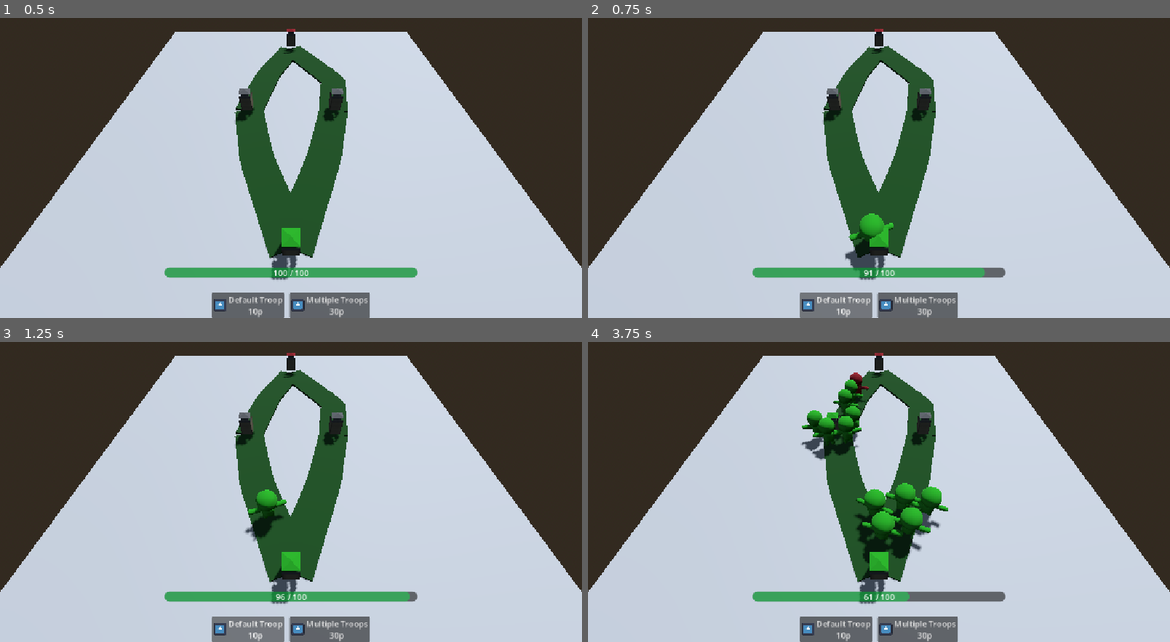
Above: before the commit, frames 1-4 (two rows, left to right).
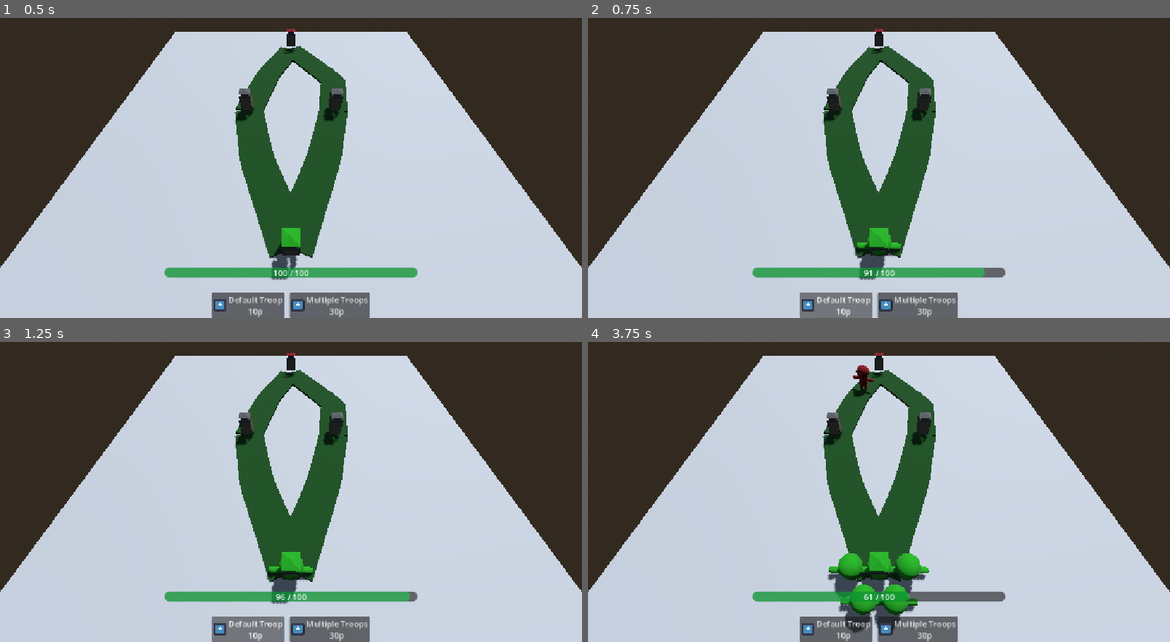
Above: after the commit, the same moments.

Repository: redd096/CrossCommunityGameJam2026
Game: Godot game, scene res://Scenes/game_scene.tscn
Same seed, same stepped clock (60 frames per second), same inputs: the game is played once before the commit and once after it. The engine's default icon, where the game draws it, is replaced by a stand-in: a white triangle on a blue panel in a dark square.
Inputs (mouse positions are in pixels of both pictures, inside the frame that each line leads up to):
- Up to frame 1 (0.5 s): no input
- Up to frame 2 (0.75 s): click "Default Troop 10p" at 0.5 s
- Up to frame 3 (1.25 s): no input
- Up to frame 4 (3.75 s): click "Multiple Troops 30p" at 1.25 s; move the mouse to (1007, 462) at 2.02 s; hold Right (ui_right) 2.03-2.78 s; click (1007, 462) at 2.17 s; move the mouse to (762, 495) at 2.77 s; hold Down (ui_down) 2.78-3.53 s; tap Enter (ui_accept) at 3.02 s; move the mouse to (937, 408) at 3.52 s; hold Right (ui_right) from 3.53 s (still down)

Frame 1 is identical in both runs. In frame 2, 0.7% of the frame differs, in the area x 44-54%, y 65-85%; in frame 3, 0.8%; in frame 4, 6.4%, in the area x 36-62%, y 7-98%.

Commit message:
check attack also in idle

Diff:
--- a/Scripts/units/enemy/states/enemy_idle_state.gd
+++ b/Scripts/units/enemy/states/enemy_idle_state.gd
@@ -6,14 +6,35 @@
 var sm: EnemyStateMachineComponent
 var current_node: MapNode
 
+const CHECK_INTERVAL: float = 1.0
+var _check_timer: float
+
 
 func _enter_state() -> void:
 	sm = state_machine as EnemyStateMachineComponent
 	current_node = sm.current_map_node
 
+	# reset values
+	_check_timer = 0.0
+
 	# arrived on an empty tower: conquer it immediately
 	if current_node.current_faction == OrphanUnit.ECharacterFaction.NONE:
 		current_node.on_tower_destroyed(sm.unit.faction)
+
+
+func _process_state(delta: float) -> void:
+	# every few seconds, check what to do
+	_check_timer += delta
+	if _check_timer > CHECK_INTERVAL:
+		_check_timer = 0.0
+		_check_what_to_do()
+
+
+func _check_what_to_do() -> void:
+	# if find targets, attack
+	if sm.look_for_targets_component.are_there_targets(OrphanUnit.ECharacterFaction.PLAYER):
+		sm.set_state(sm.attack_state)
+		return
 
 	# if there are player's units on the path to my current node, stay still and defend
 	var defend_path: StructPathNode = _get_path_to_defend()
@@ -26,10 +47,9 @@
 	if move_path != null:
 		sm.set_new_node_and_path(current_node, move_path)
 		sm.set_state(sm.move_state)
-		return
 
-	# if there aren't paths, just stay and defend
-	sm.set_state(sm.defend_state)
+	# else, just wait to recheck what to do
+
 
 
 func get_next_path() -> StructPathNode:
--- a/Scripts/units/player/states/player_idle_state.gd
+++ b/Scripts/units/player/states/player_idle_state.gd
@@ -7,19 +7,43 @@
 var sm: PlayerStateMachineComponent
 var current_node: MapNode
 
+const CHECK_INTERVAL: float = 1.0
+var _check_timer: float
+
+
 func _enter_state() -> void:
 	sm = state_machine as PlayerStateMachineComponent
 	current_node = sm.current_map_node
+
+	# reset values
+	_check_timer = 0.0
 
 	# arrived on an empty tower: conquer it immediately
 	if current_node.current_faction == OrphanUnit.ECharacterFaction.NONE:
 		current_node.on_tower_destroyed(sm.unit.faction)
 
-	# find a tower to move to
+
+func _process_state(delta: float) -> void:
+	# every few seconds, check what to do
+	_check_timer += delta
+	if _check_timer > CHECK_INTERVAL:
+		_check_timer = 0.0
+		_check_what_to_do()
+
+
+func _check_what_to_do() -> void:
+	# if find targets, attack
+	if sm.look_for_targets_component.are_there_targets(OrphanUnit.ECharacterFaction.PLAYER):
+		sm.set_state(sm.attack_state)
+		return
+
+	# else, find a tower to move to
 	var move_path: StructPathNode = get_next_path()
 	if move_path != null:
 		sm.set_new_node_and_path(current_node, move_path)
 		sm.set_state(sm.move_state)
+
+	# else, just wait to recheck what to do
 
 
 func get_next_path() -> StructPathNode:
